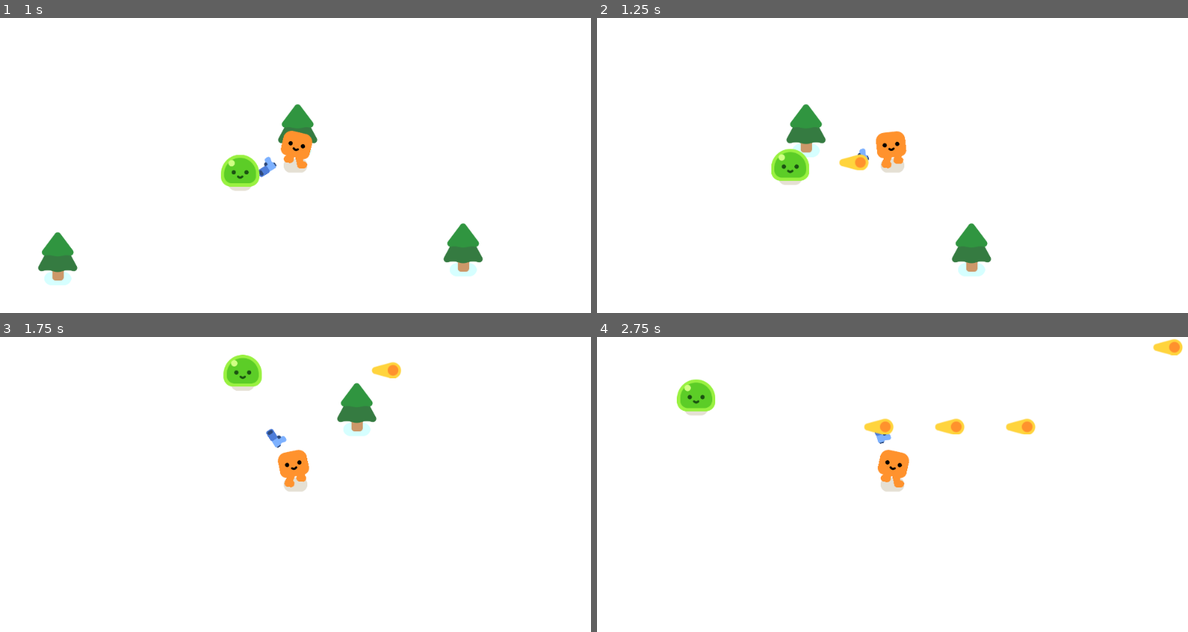
Above: before the commit, frames 1-4 (two rows, left to right).
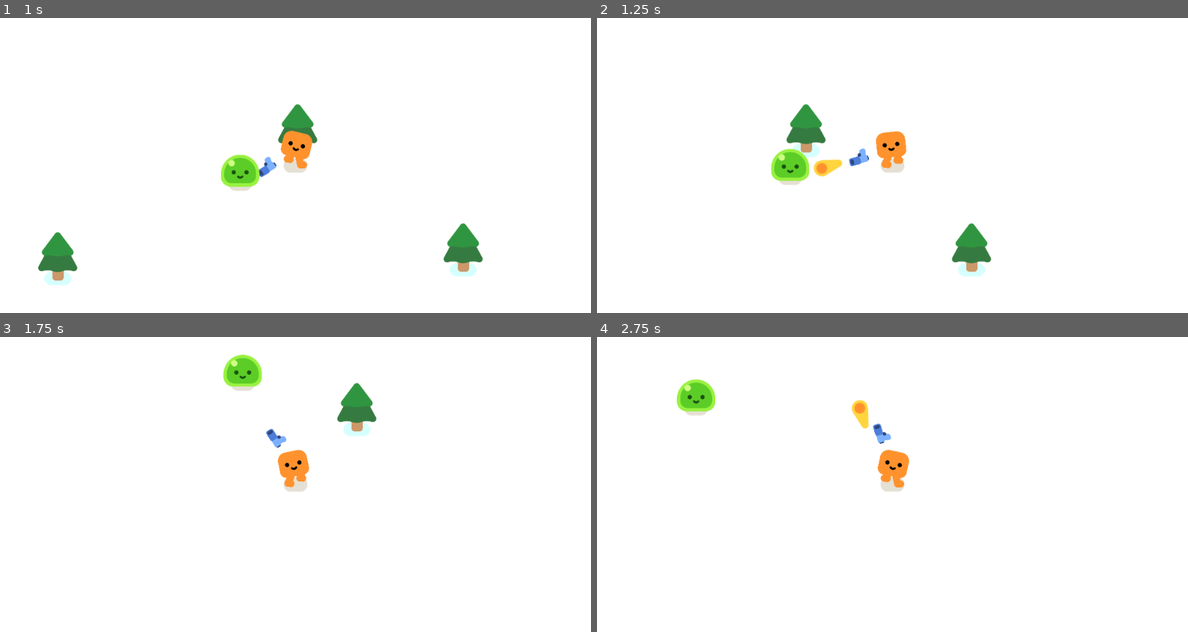
Above: after the commit, the same moments.

Repository: martindieck/gun-galore
Game: Godot game, scene res://game.tscn
Two runs of this game, one before a commit and one after it. Both use one fixed random seed, a clock stepped at 60 frames per second and the inputs below.
Inputs:
- Up to frame 1 (1 s): hold D (move_right) from 0.53 s (still down)
- Up to frame 2 (1.25 s): keep holding D (move_right)
- Up to frame 3 (1.75 s): release D (move_right) at 1.28 s; hold S (move_down) from 1.28 s (still down)
- Up to frame 4 (2.75 s): release S (move_down) at 2.03 s; hold D (move_right) from 2.03 s (still down)

Frame 1 is identical in both runs. In frame 2, 0.4% of the frame differs, in the area x 36-46%, y 46-54%; in frame 3, 0.2%; in frame 4, 1.0%, in the area x 43-100%, y 0-33%.

Commit message:
Added Rotation fix to Shooting

Diff:
--- a/gun.gd
+++ b/gun.gd
@@ -10,6 +10,7 @@
 	const BULLET = preload("res://bullet.tscn")
 	var new_bullet = BULLET.instantiate()
 	new_bullet.global_position = %ShootingPoint.global_position
+	new_bullet.global_rotation = %ShootingPoint.global_rotation
 	%ShootingPoint.add_child(new_bullet)
 
 func _on_timer_timeout():
